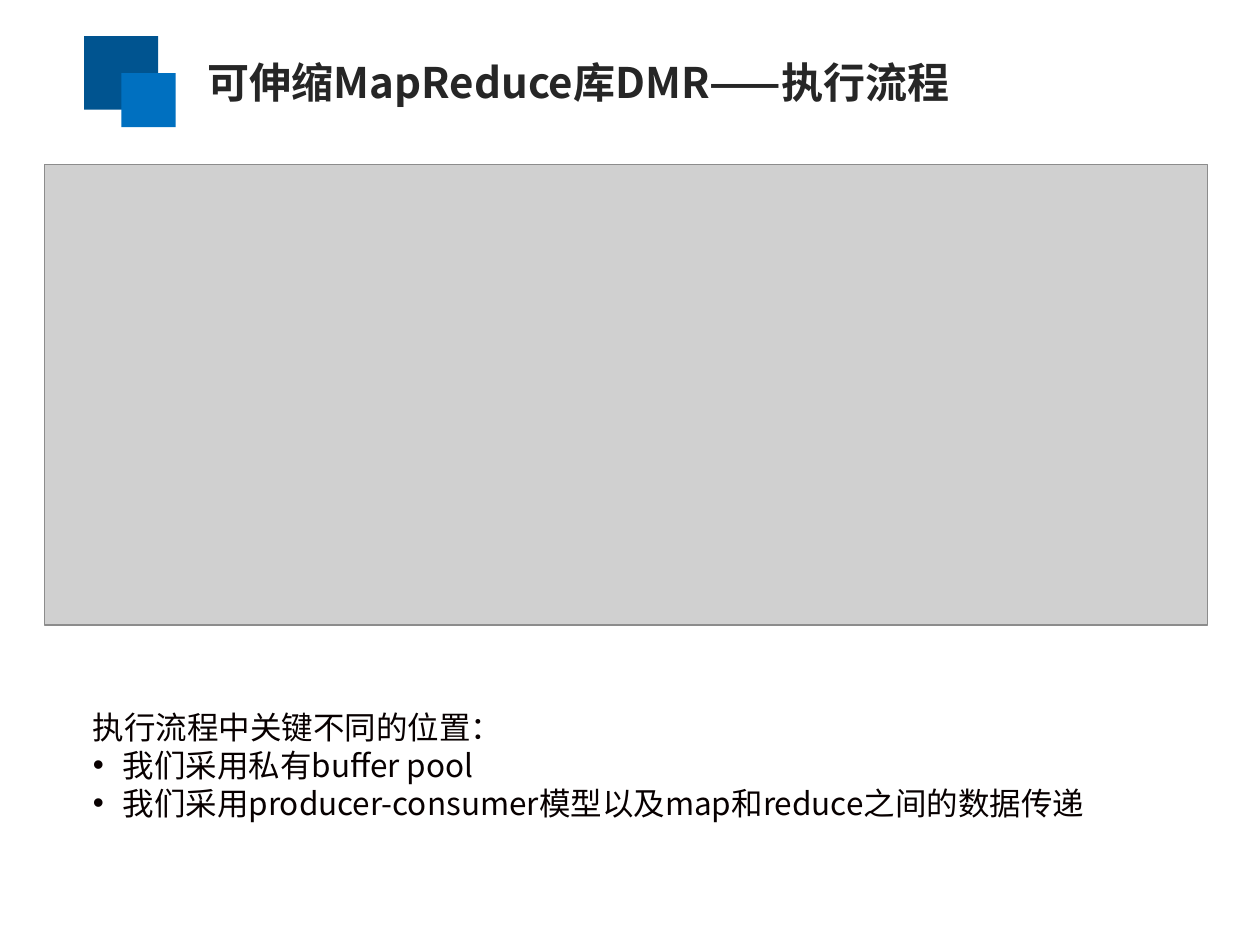
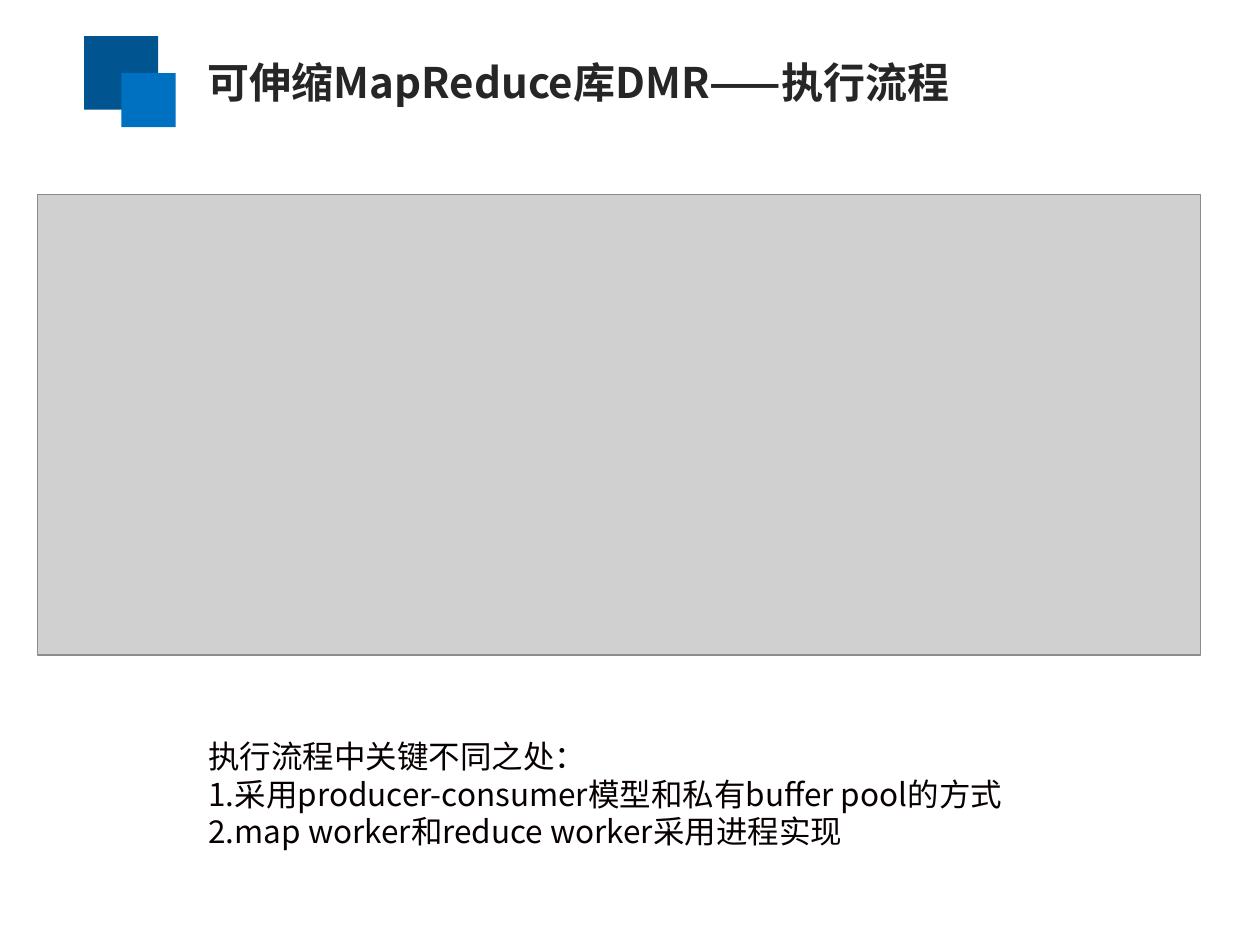
Before and after one commit to yufenyu/work, a slide deck: slide 8 of dmr_paper/paper/chinaSys-2016.ppt (slide 6 before the commit). Drawn at 1260x945 pixels with LibreOffice and Linux fonts; fonts in the diff are those of the drawing; grey boxes stand for pictures. Boxes give left, top, right and bottom in pixels: in the first picture for what was removed or moved away, otherwise in the second. Text is boxed around its words. In the diff, an @@ line names an element or a change of style, - is before the commit and + after.

```diff
--- a/dmr_paper/paper/chinaSys-2016.ppt
+++ b/dmr_paper/paper/chinaSys-2016.ppt
@@ picture: place and size @@
-picture at bbox=[45, 165, 1208, 626]
+picture at bbox=[38, 195, 1201, 655]
@@ text at bbox=[208, 741, 1002, 851]: text changed @@
-执行流程中关键不同的位置：
-• 我们采用私有buffer pool
-• 我们采用producer-consumer模型以及map和reduce之间的数据传递
+执行流程中关键不同之处：
+1.采用producer-consumer模型和私有buffer pool的方式
+2.map worker和reduce worker采用进程实现
```
Also in this commit, not shown: 9 other slides changed, 4 slides added, 3 slides removed.
